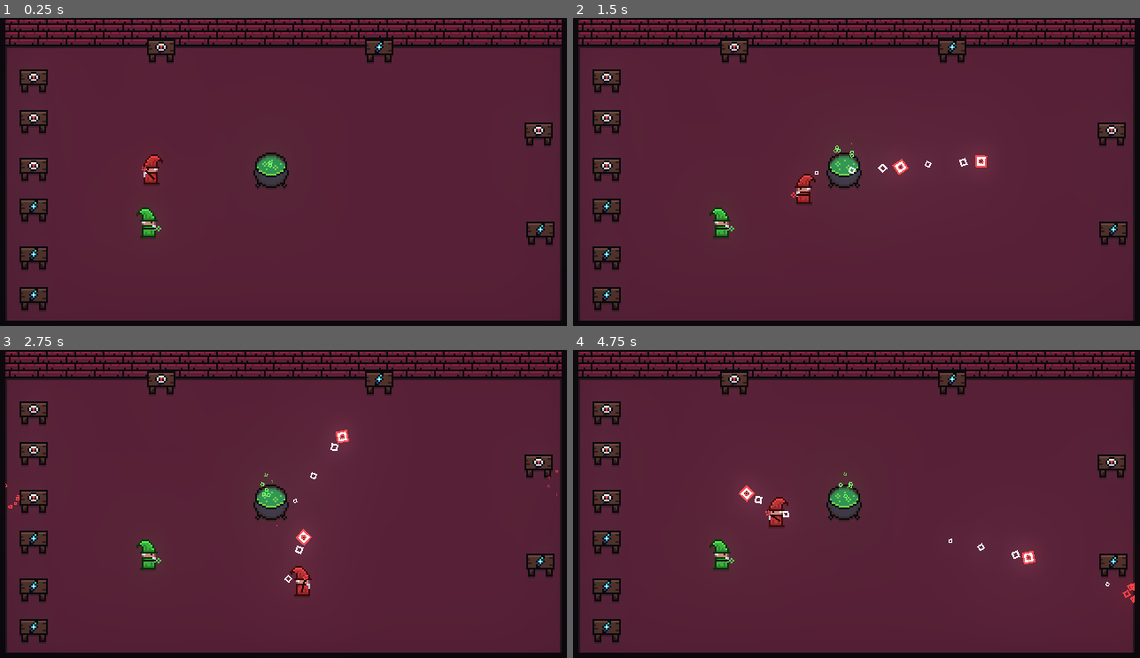
Above: before the commit, frames 1-4 (two rows, left to right).
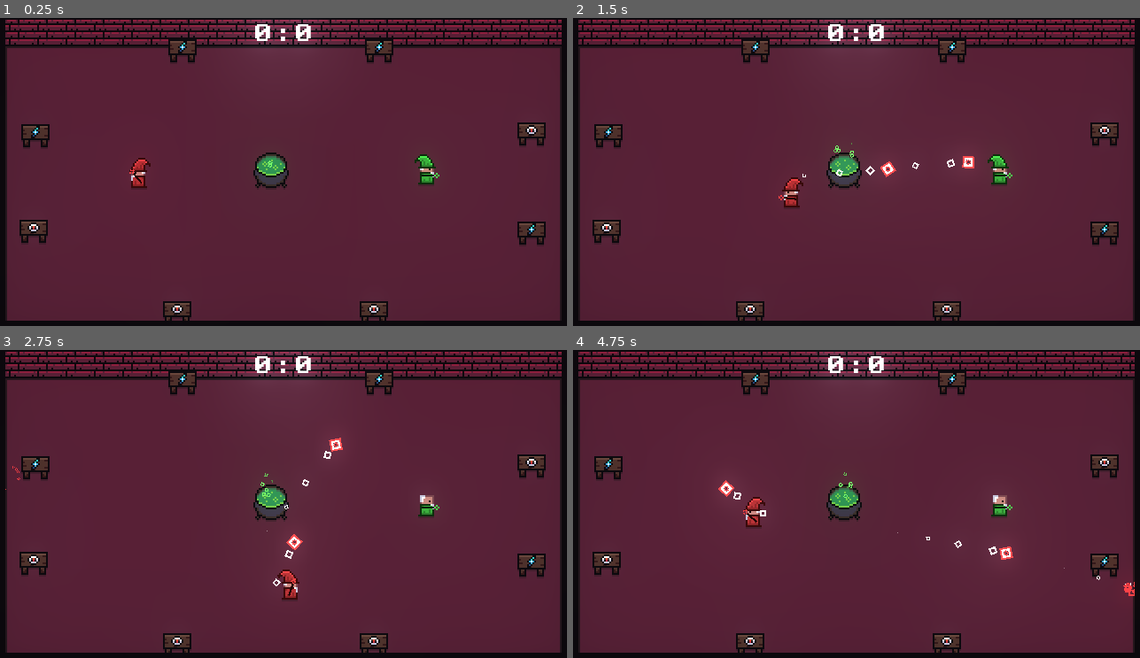
Above: after the commit, the same moments.

Repository: JoeZlonicky/spellbrew
Game: Godot game, scene res://game/game.tscn
Same seed, same stepped clock (60 frames per second), same inputs: the game is played once before the commit and once after it. Before the commit the project starts from res://dungeon/dungeon.tscn.
Inputs (mouse positions are in pixels of both pictures, inside the frame that each line leads up to):
- Up to frame 1 (0.25 s): no input
- Up to frame 2 (1.5 s): tap Enter at 0.5 s; move the mouse to (981, 162) at 0.52 s; press the mouse at (981, 162) at 0.53 s; hold D (move_right) 0.53-1.28 s; tap E (interact) at 0.8, 1.35 s; move the mouse to (743, 193) at 1.27 s; release the mouse at (743, 193) at 1.28 s; hold S (move_down) from 1.28 s (still down)
- Up to frame 3 (2.75 s): click (170, 525) at 1.55 s; move the mouse to (340, 439) at 2.02 s; release S (move_down) at 2.03 s; press the mouse at (340, 439) at 2.03 s; hold D (move_right) from 2.03 s (still down); tap E (interact) at 2.3 s
- Up to frame 4 (4.75 s): move the mouse to (828, 571) at 2.77 s; release D (move_right) at 2.78 s; release the mouse at (828, 571) at 2.78 s; hold W (move_up) 2.78-3.53 s; tap E (interact) at 2.85, 3.8, 4.35 s; click (828, 571) at 3.05 s; move the mouse to (1026, 556) at 3.52 s; press the mouse at (1026, 556) at 3.53 s; hold A (move_left) from 3.53 s (still down); move the mouse to (686, 460) at 4.27 s; release the mouse at (686, 460) at 4.28 s; click (686, 460) at 4.55 s

The runs differ from the first frame. In frame 1, 4.2% of the frame differs, in the area x 3-98%, y 0-99%; in frame 2, 4.6%; in frame 3, 4.5%; in frame 4, 4.7%, in the area x 3-100%, y 0-99%.

Commit message:
Game scoring and reloading

Diff:
--- /dev/null
+++ b/dungeon/dungeon.gd
@@ -0,0 +1,5 @@
+extends Node2D
+
+
+onready var players = [$YSort/Players/Player1, $YSort/Players/Player2]
+onready var projectiles = $Projectiles
--- a/dungeon/dungeon.tscn
+++ b/dungeon/dungeon.tscn
@@ -5,6 +5,7 @@
 [ext_resource path="res://interactable/cauldron/cauldron.tscn" type="PackedScene" id=3]
 [ext_resource path="res://interactable/table/table.tscn" type="PackedScene" id=4]
 [ext_resource path="res://shaders/whiten_shader.tres" type="Shader" id=5]
+[ext_resource path="res://dungeon/dungeon.gd" type="Script" id=6]
 
 [sub_resource type="ShaderMaterial" id=6]
 shader = ExtResource( 5 )
@@ -84,15 +85,8 @@
 
 [sub_resource type="AnimationNodeStateMachinePlayback" id=5]
 
-[sub_resource type="Environment" id=1]
-background_mode = 4
-background_canvas_max_layer = 1
-glow_enabled = true
-glow_intensity = 0.91
-glow_strength = 1.3
-glow_bloom = 0.24
-
 [node name="Dungeon" type="Node2D"]
+script = ExtResource( 6 )
 
 [node name="Floor" type="TileMap" parent="."]
 tile_set = ExtResource( 1 )
@@ -112,9 +106,10 @@
 [node name="Players" type="YSort" parent="YSort"]
 
 [node name="Player1" parent="YSort/Players" instance=ExtResource( 2 )]
+position = Vector2( 78, 96 )
 
 [node name="Player2" parent="YSort/Players" instance=ExtResource( 2 )]
-position = Vector2( 84, 124 )
+position = Vector2( 241, 94 )
 
 [node name="Robe" parent="YSort/Players/Player2/Direction/Sprite" index="0"]
 self_modulate = Color( 0.5, 2.5, 0.625, 1 )
@@ -158,45 +153,32 @@
 [node name="Tables" type="YSort" parent="YSort"]
 
 [node name="Table" parent="YSort/Tables" instance=ExtResource( 4 )]
-position = Vector2( 91, 24 )
+position = Vector2( 103, 24 )
+
+[node name="Table3" parent="YSort/Tables" instance=ExtResource( 4 )]
+position = Vector2( 20, 72 )
+
+[node name="Table4" parent="YSort/Tables" instance=ExtResource( 4 )]
+position = Vector2( 19, 126 )
+
+[node name="Table5" parent="YSort/Tables" instance=ExtResource( 4 )]
+position = Vector2( 100, 172 )
+
+[node name="Table8" parent="YSort/Tables" instance=ExtResource( 4 )]
+position = Vector2( 211, 172 )
 
 [node name="Table2" parent="YSort/Tables" instance=ExtResource( 4 )]
 position = Vector2( 214, 24 )
 
-[node name="Table3" parent="YSort/Tables" instance=ExtResource( 4 )]
-position = Vector2( 19, 64 )
-ingredient_override = 0
-
-[node name="Table8" parent="YSort/Tables" instance=ExtResource( 4 )]
-position = Vector2( 19, 41 )
-ingredient_override = 0
-
-[node name="Table4" parent="YSort/Tables" instance=ExtResource( 4 )]
-position = Vector2( 19, 141 )
-ingredient_override = 1
-
-[node name="Table10" parent="YSort/Tables" instance=ExtResource( 4 )]
-position = Vector2( 19, 164 )
-ingredient_override = 1
-
-[node name="Table5" parent="YSort/Tables" instance=ExtResource( 4 )]
-position = Vector2( 19, 91 )
-ingredient_override = 0
-
-[node name="Table9" parent="YSort/Tables" instance=ExtResource( 4 )]
-position = Vector2( 19, 114 )
-ingredient_override = 1
-
 [node name="Table6" parent="YSort/Tables" instance=ExtResource( 4 )]
-position = Vector2( 304, 71 )
+position = Vector2( 300, 71 )
 
 [node name="Table7" parent="YSort/Tables" instance=ExtResource( 4 )]
-position = Vector2( 305, 127 )
+position = Vector2( 300, 127 )
 
 [node name="Cauldron" parent="YSort" instance=ExtResource( 3 )]
 position = Vector2( 153, 95 )
 
-[node name="WorldEnvironment" type="WorldEnvironment" parent="."]
-environment = SubResource( 1 )
+[node name="Projectiles" type="Node2D" parent="."]
 
 [editable path="YSort/Players/Player2"]
--- /dev/null
+++ b/game/game.gd
@@ -0,0 +1,52 @@
+extends Node2D
+
+const DUNGEON = preload("res://dungeon/dungeon.tscn")
+
+var p1: Player
+var p2: Player
+var p1_score: int = 0
+var p2_score: int = 0
+
+onready var dungeon: Node2D = $Dungeon
+onready var score: Label = $Overlay/Score
+onready var restart_timer: Timer = $RestartTimer
+
+
+func _ready():
+	update_score()
+	setup_game()
+
+
+func setup_game():
+	p1 = dungeon.players[0]
+	p2 = dungeon.players[1]
+	var _result = p1.connect("died", self, "_on_player_died", [p1])
+	_result = p2.connect("died", self, "_on_player_died", [p2])
+
+
+func _on_player_died(player: Player):
+	if not restart_timer.is_stopped():  # Doesn't count if a player has already won
+		return
+
+	if player == p1:
+		p2_score += 1
+	elif player == p2:
+		p1_score += 1
+	update_score()
+	restart_timer.start()
+
+
+func reload_dungeon():
+	dungeon.queue_free()
+	dungeon = DUNGEON.instance()
+	add_child(dungeon)
+	move_child(dungeon, 0)
+
+
+func update_score():
+	score.text = "%d : %d" % [p1_score, p2_score]
+
+
+func _on_RestartTimer_timeout():
+	reload_dungeon()
+	setup_game()
--- /dev/null
+++ b/game/game.tscn
@@ -0,0 +1,40 @@
+[gd_scene load_steps=6 format=2]
+
+[ext_resource path="res://dungeon/dungeon.tscn" type="PackedScene" id=1]
+[ext_resource path="res://game/game.gd" type="Script" id=2]
+[ext_resource path="res://_assets/fonts/retro_gaming.ttf" type="DynamicFontData" id=3]
+
+[sub_resource type="Environment" id=1]
+background_mode = 4
+background_canvas_max_layer = 1
+glow_enabled = true
+glow_intensity = 0.91
+glow_strength = 1.3
+glow_bloom = 0.24
+
+[sub_resource type="DynamicFont" id=2]
+size = 13
+font_data = ExtResource( 3 )
+
+[node name="Game" type="Node2D"]
+script = ExtResource( 2 )
+
+[node name="Dungeon" parent="." instance=ExtResource( 1 )]
+
+[node name="WorldEnvironment" type="WorldEnvironment" parent="."]
+environment = SubResource( 1 )
+
+[node name="Overlay" type="CanvasLayer" parent="."]
+
+[node name="Score" type="Label" parent="Overlay"]
+anchor_right = 1.0
+margin_bottom = 14.0
+size_flags_horizontal = 3
+custom_fonts/font = SubResource( 2 )
+text = "1 : 1"
+align = 1
+
+[node name="RestartTimer" type="Timer" parent="."]
+one_shot = true
+
+[connection signal="timeout" from="RestartTimer" to="." method="_on_RestartTimer_timeout"]
--- a/interactable/cauldron/cauldron.gd
+++ b/interactable/cauldron/cauldron.gd
@@ -6,6 +6,9 @@
 	SpellList.INFERNO_BLAST: [IngredientList.PURE_LIGHTNING, IngredientList.PURE_LIGHTNING],
 	SpellList.CROSS_FIRE: [IngredientList.EYE_OF_NEWT, IngredientList.PURE_LIGHTNING]
 }
+const PICKUP_TEXT = preload("res://interactable/table/pickup_text/pickup_text.tscn")
+
+onready var pickup_text_spawn_point: Control = $PickupTextSpawnPoint
 
 
 # Only allow interaction if player has enough ingredients
@@ -25,6 +28,10 @@
 		player.inventory.empty()
 		player.wand.equip_spell(spell)
 
+		var pickup_text = PICKUP_TEXT.instance()
+		pickup_text_spawn_point.add_child(pickup_text)
+		pickup_text.set_text(SpellList.get_spell_display_name(spell))
+
 
 # Tries to find a matching spell recipe for the given ingredients
 # Returns null if there is no matching recipe
--- a/interactable/cauldron/cauldron.tscn
+++ b/interactable/cauldron/cauldron.tscn
@@ -70,3 +70,7 @@
 position = Vector2( 0, -14 )
 process_material = SubResource( 3 )
 texture = ExtResource( 4 )
+
+[node name="PickupTextSpawnPoint" type="Control" parent="." index="5"]
+margin_top = -20.0
+margin_bottom = -20.0
--- a/interactable/table/table.gd
+++ b/interactable/table/table.gd
@@ -18,10 +18,7 @@
 # Spawns ingredients to be picked by a player
 func _ready():
 	randomize()
-	if ingredient_override > -1:
-		set_ingredient(SPAWNABLE[ingredient_override])
-	else:
-		set_ingredient(SPAWNABLE[randi() % SPAWNABLE.size()])
+	_on_RespawnTimer_timeout()
 
 
 # Only allow interaction if there is an ingredient that can be picked up
@@ -36,6 +33,7 @@
 	pickup_text_spawn_point.add_child(pickup_text)
 	pickup_text.set_text(ingredient.display_name)
 	set_ingredient(null)
+	$RespawnTimer.start()
 
 
 # Set ingredient on table (or null for removing)
@@ -45,3 +43,10 @@
 		ingredient_sprite.texture = null
 	else:
 		ingredient_sprite.texture = new_ingredient.sprite
+
+
+func _on_RespawnTimer_timeout():
+	if ingredient_override > -1:
+		set_ingredient(SPAWNABLE[ingredient_override])
+	else:
+		set_ingredient(SPAWNABLE[randi() % SPAWNABLE.size()])
--- a/interactable/table/table.tscn
+++ b/interactable/table/table.tscn
@@ -33,3 +33,9 @@
 [node name="PickupTextSpawnPoint" type="Control" parent="." index="5"]
 margin_top = -13.0
 margin_bottom = -13.0
+
+[node name="RespawnTimer" type="Timer" parent="." index="6"]
+wait_time = 2.0
+one_shot = true
+
+[connection signal="timeout" from="RespawnTimer" to="." method="_on_RespawnTimer_timeout"]
--- a/player/player.gd
+++ b/player/player.gd
@@ -1,6 +1,8 @@
 extends KinematicBody2D
 
 class_name Player
+
+signal died
 
 const MOVEMENT_SPEED: float = 60.0
 const ACCELERATION_WEIGHT: float = 30.0  # Multiplied by physics delta to get lerp weight
@@ -65,4 +67,5 @@
 	if health == 1:
 		hat.hide()
 	elif health == 0:
+		emit_signal("died")
 		queue_free()
--- a/project.godot
+++ b/project.godot
@@ -45,7 +45,7 @@
 [application]
 
 config/name="Spellbrew"
-run/main_scene="res://dungeon/dungeon.tscn"
+run/main_scene="res://game/game.tscn"
 config/icon="res://icon.png"
 
 [display]
--- a/spell/projectile/inferno/inferno_projectile.tscn
+++ b/spell/projectile/inferno/inferno_projectile.tscn
@@ -65,4 +65,3 @@
 
 [node name="CollisionShape2D" parent="Hitbox" index="0"]
 shape = SubResource( 13 )
-disabled = true
--- a/spell/spell.gd
+++ b/spell/spell.gd
@@ -32,7 +32,7 @@
 	var projectile = projectile_scene.instance()
 	projectile.direction = (get_global_mouse_position() - player_cast_by.wand.global_position).normalized()
 	projectile.player_cast_by = player_cast_by
-	get_tree().root.add_child(projectile)
+	get_projectile_container().add_child(projectile)
 	projectile.set_player_color(player_color)
 	projectile.global_position = player_cast_by.wand.cast_point.global_position
 	return projectile
@@ -42,3 +42,12 @@
 # Nice when you want to give a spell more pow
 func apply_knockback_to_caster(knockback: Vector2):
 	player_cast_by.apply_knockback(knockback)
+
+
+# Tries to find the best node to spawn projectiles under
+func get_projectile_container():
+	if get_tree().root.has_node("Game/Dungeon"):
+		return get_tree().root.get_node("Game/Dungeon").projectiles
+	if get_tree().root.has_node("Dungeon"):
+		return get_tree().root.get_node("Dungeon").projectiles
+	return get_tree().root
--- a/spell/spell_list.gd
+++ b/spell/spell_list.gd
@@ -7,3 +7,14 @@
 const FLAMETHROWER = preload("res://spell/spells/flame_thrower.gd")
 const INFERNO_BLAST =  preload("res://spell/spells/inferno_blast.gd")
 const CROSS_FIRE = preload("res://spell/spells/cross_fire.gd")
+
+
+static func get_spell_display_name(spell):
+	if spell == BASIC_SPELL:
+		return "Basic Spell"
+	elif spell == FLAMETHROWER:
+		return "Flamethrower"
+	elif spell == INFERNO_BLAST:
+		return "Inferno Blast"
+	elif spell == CROSS_FIRE:
+		return "Cross Fire"
--- a/spell/spells/cross_fire.gd
+++ b/spell/spells/cross_fire.gd
@@ -2,8 +2,8 @@
 
 const BASIC_PROJECTILE: PackedScene = preload("res://spell/projectile/projectile.tscn")
 
-const NUM_TICKS: int = 3
-const TIME_BETWEEN_TICKS: float = 0.5
+const NUM_TICKS: int = 5
+const TIME_BETWEEN_TICKS: float = 0.25
 const START_DISTANCE = 10.0  # Start a bit spaced out from player
 const Y_OFFSET = -8.0  # Want to cast from roughly the center of the player sprite
 
@@ -66,3 +66,7 @@
 	projectile.global_position = player_cast_by.global_position
 	projectile.global_position += projectile.direction.normalized() * START_DISTANCE
 	projectile.global_position.y += Y_OFFSET
+
+
+func get_display_name() -> String:
+	return "Crossfire"
--- a/spell/spells/flame_thrower.gd
+++ b/spell/spells/flame_thrower.gd
@@ -40,3 +40,7 @@
 # Clean up once spell is done
 func _on_spell_timer_timeout() -> void:
 	queue_free()
+
+
+func get_display_name() -> String:
+	return "Flamethrower"
--- a/spell/spells/inferno_blast.gd
+++ b/spell/spells/inferno_blast.gd
@@ -35,3 +35,7 @@
 
 	if num_projectiles_cast == TOTAL_NUM_PROJECTILES:
 		queue_free()
+
+
+func get_display_name() -> String:
+	return "Inferno Blast"
